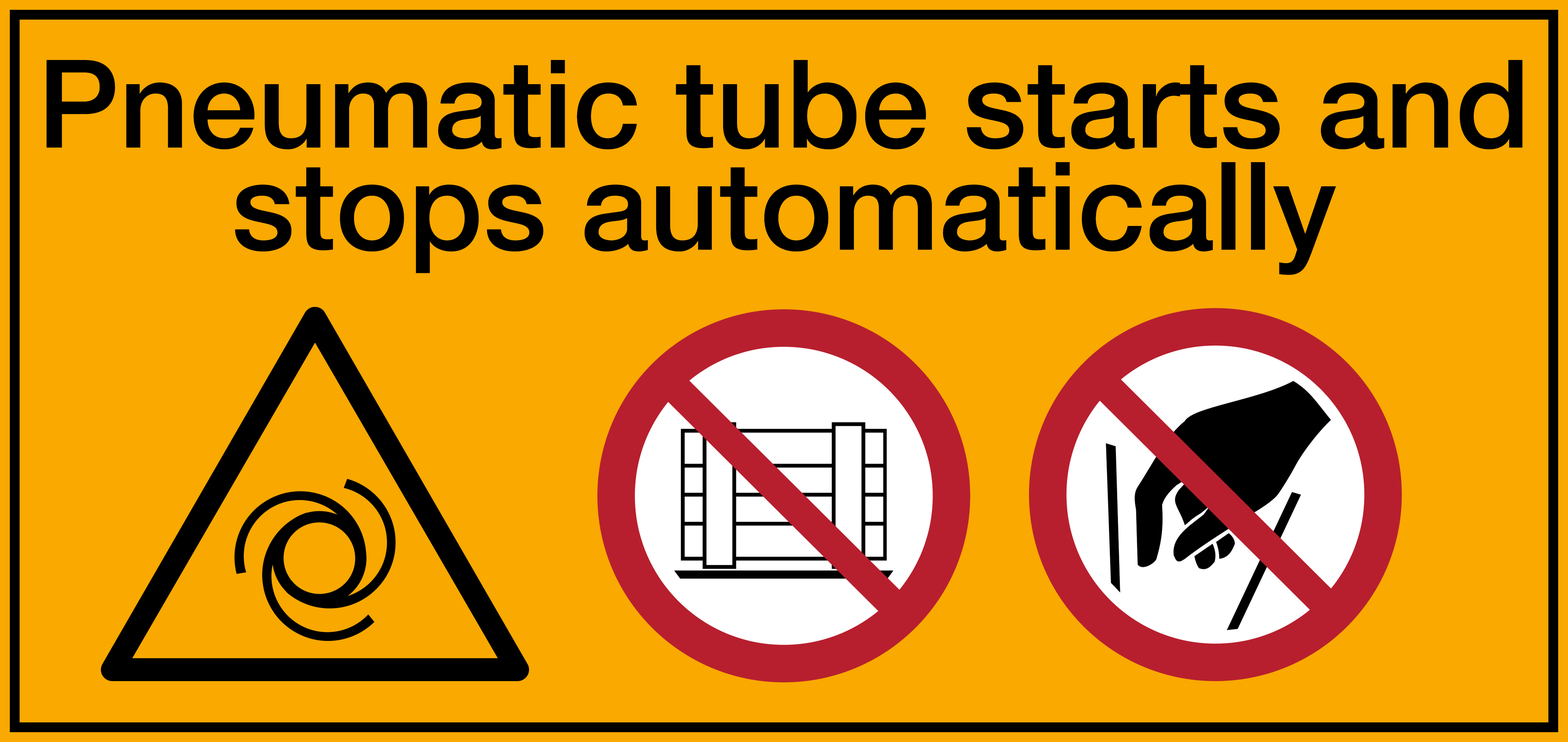
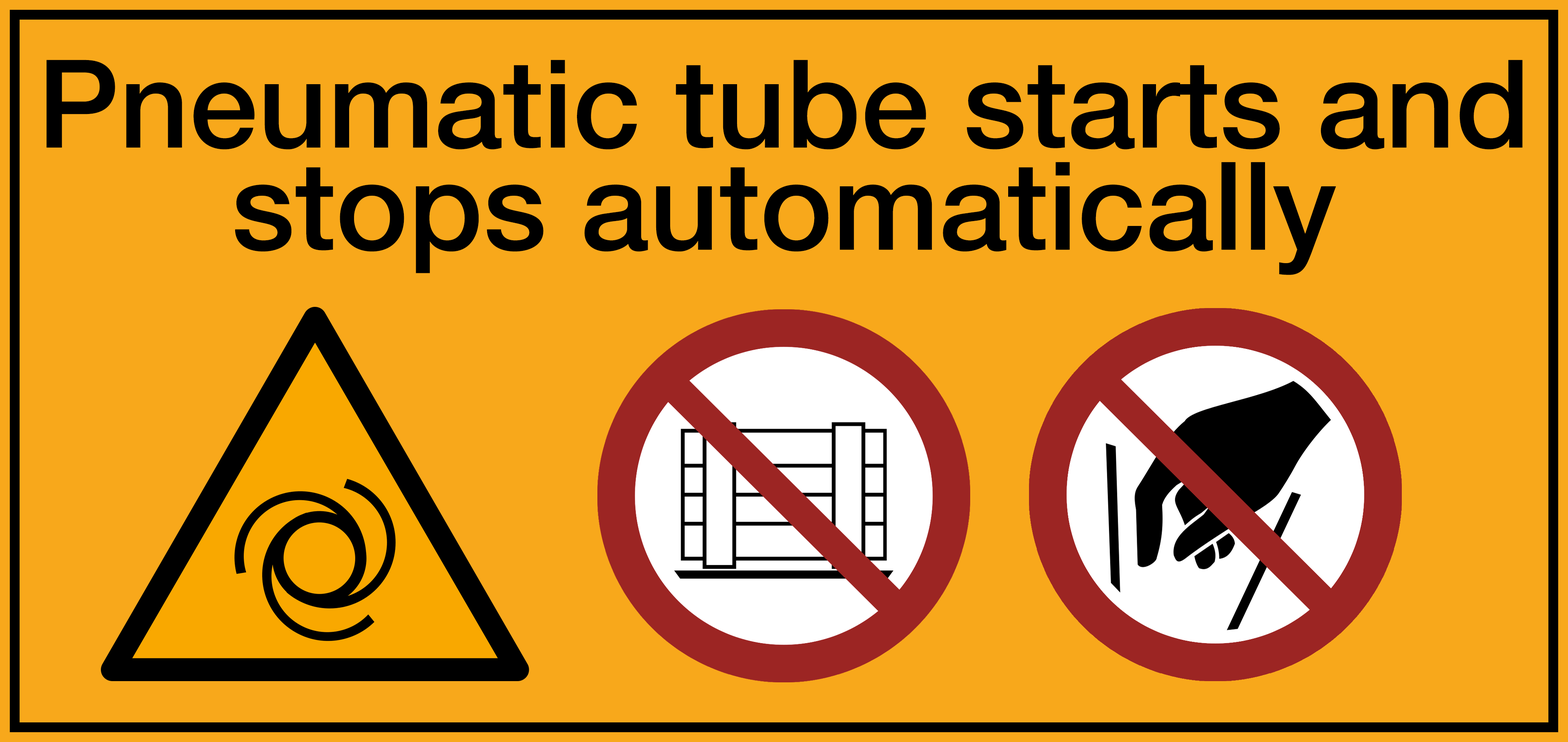
Layers edited between the first and the second (1568, 742) image:
painted on "Layer 4" over [1029, 307, 1402, 681]
painted on "Layer 3" over [597, 309, 971, 682]
painted on "Layer 1" over [0, 0, 1568, 742]
